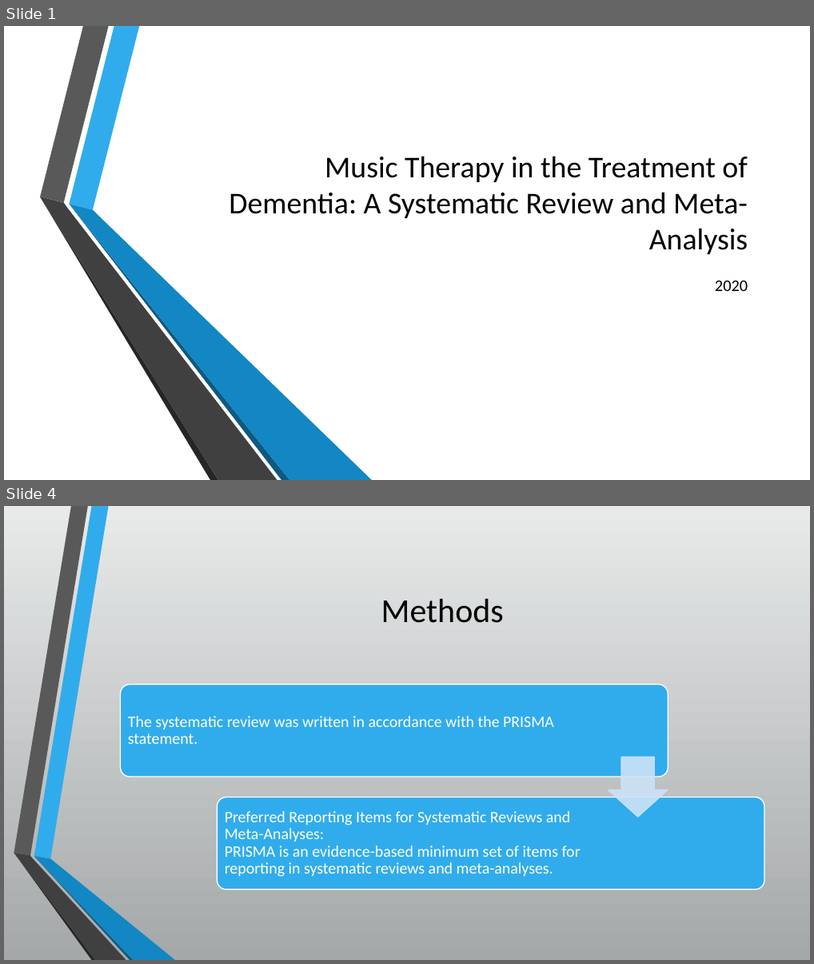
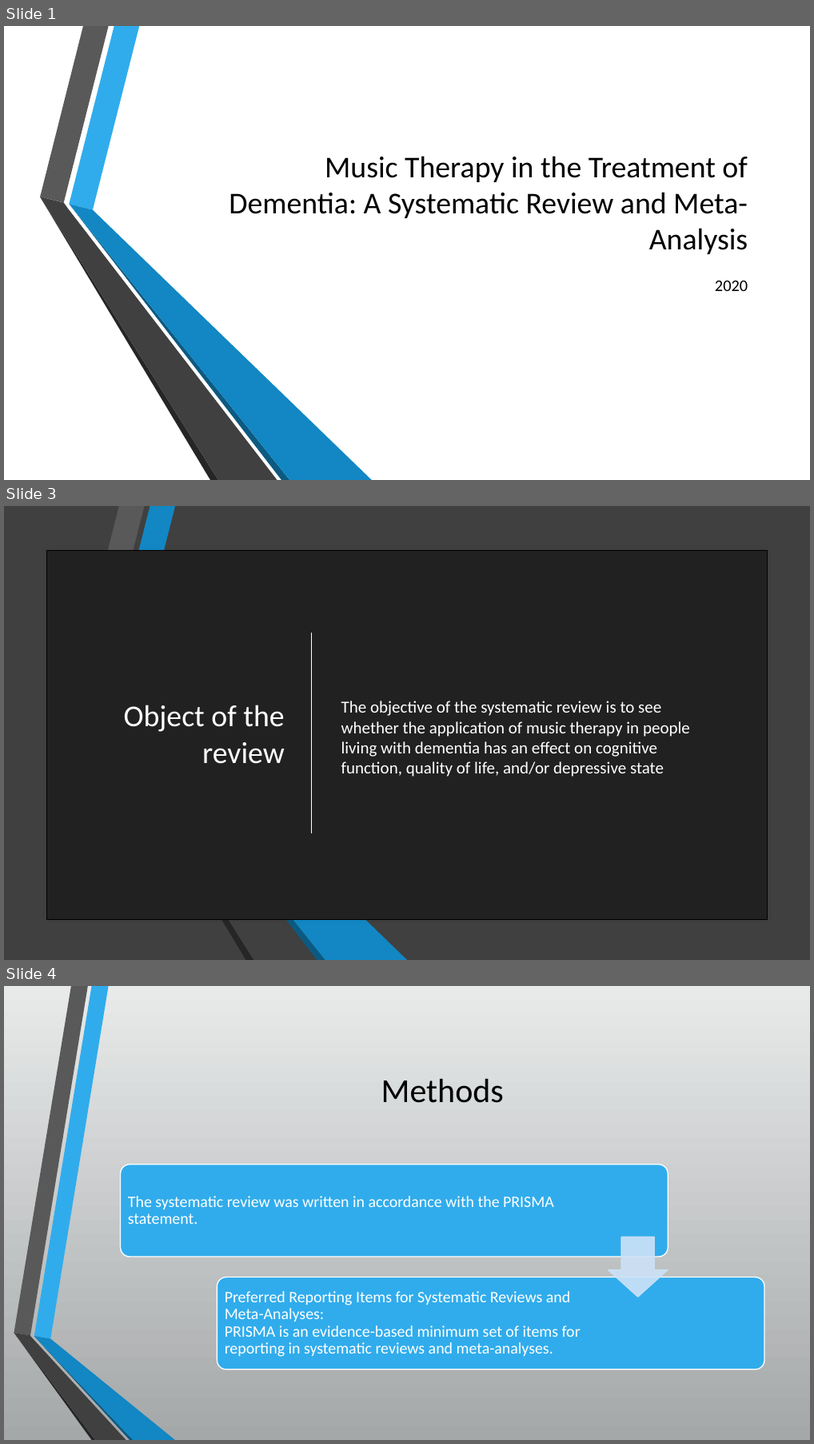
Before and after one commit to LoftieFourie/Honours_Project, a slide deck: MusicTherapy.pptx. Shown one above the other, each under a label of ours: slides 1 and 4 before the commit, slides 1, 3 and 4 after it; the slides between them are not shown. The pictures are 814x964 and 814x1444 pixels, drawn with LibreOffice and Linux fonts; fonts in the diff are those of the drawing; background and template pictures are left out. Boxes give left, top, right and bottom in pixels: in the first picture for what was removed or moved away, otherwise in the second. Text is boxed around its words. In the diff, an @@ line names an element or a change of style, - is before the commit and + after.

Commit message:
final Music Therapy

```diff
--- a/MusicTherapy.pptx
+++ b/MusicTherapy.pptx
@@ slide 3 added at [4,506,810,960], background #212121; not listed: 3 template elements that a slide beside it also shows @@
@@ rectangle added at [4,506,810,960], fill #404040 @@
@@ freeform shape added at [14,506,87,855], fill #FFFFFF @@
@@ rectangle added at [47,550,767,919], fill #212121, outline #000000 0.25 pt @@
@@ line added from (312, 633) to (312, 832), #FFFFFF 1.25 pt @@
@@ group added at [76,506,408,960]: 6 freeform shapes @@
@@ title added at [124,704,285,764], 36 pt, text #FFFFFF @@
+Object of the review
@@ text added at [342,700,690,776], 20 pt, text #FFFFFF @@
+The objective of the systematic review is to see whether the application of music therapy in people living with dementia has an effect on cognitive function, quality of life, and/or depressive state
@@ freeform shape added at [14,852,94,960], fill #FFFFFF @@
@@ freeform shape added at [14,852,126,960], fill #FFFFFF @@
```
Also in this commit, not shown: 1 slide changed, 3 other slides added, 3 slides removed.
